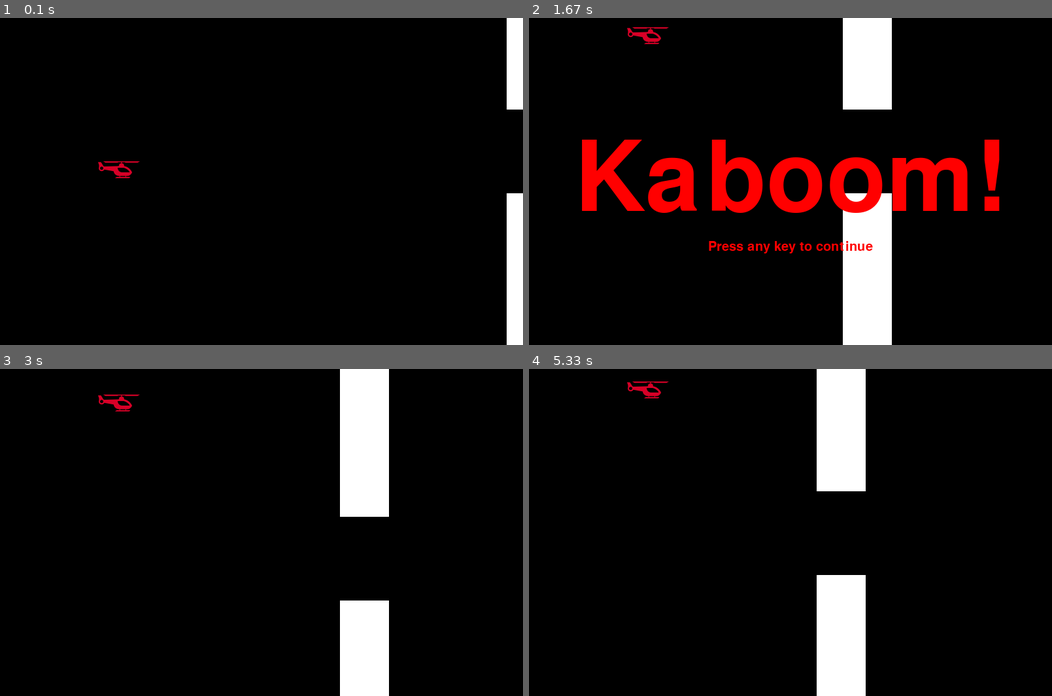
Above: before the commit, frames 1-4 (two rows, left to right).
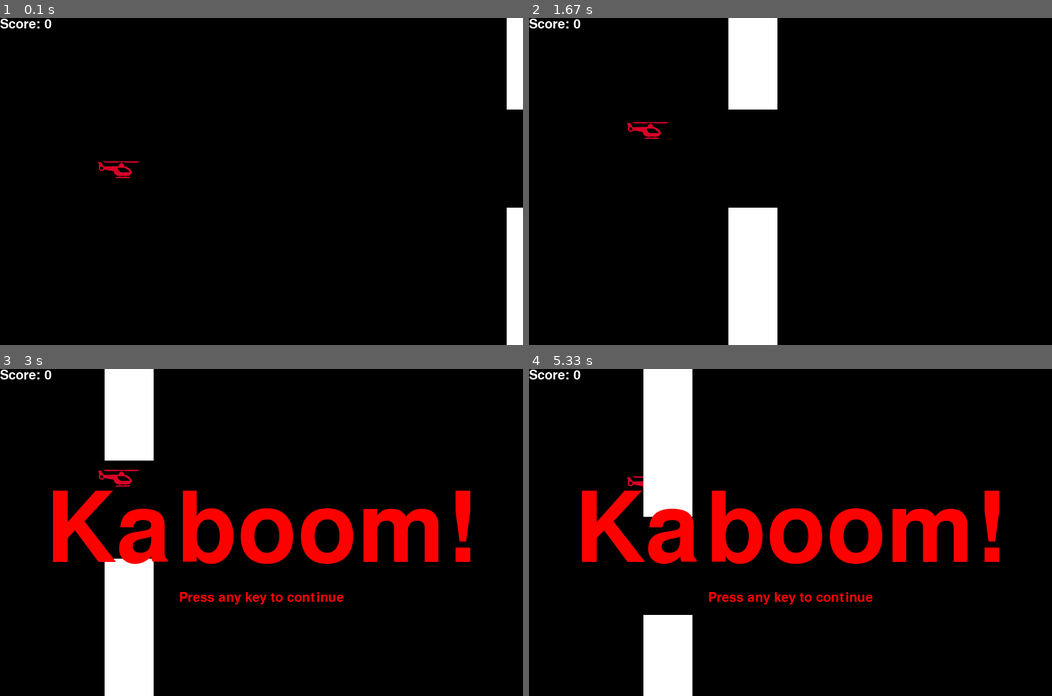
Above: after the commit, the same moments.

Repository: andrewkisel/pygame-flappy-helicopter
Game: pygame game, started from first_pygame.py
Two runs of this game, one before a commit and one after it. Both use one fixed random seed, a clock stepped at 60 frames per second and the inputs below.
Inputs:
- Up to frame 1 (0.1 s): no input
- Up to frame 2 (1.67 s): hold Up 0.33-0.8 s; hold Up 0.83-1.13 s
- Up to frame 3 (3 s): hold Up 1.9-2.27 s; hold Up 2.3-2.6 s; hold Up from 2.63 s (still down)
- Up to frame 4 (5.33 s): release Up at 3 s; hold Up 3.03-3.33 s; hold Up 4.1-4.47 s; hold Up 4.5-4.8 s; hold Up 4.83-5.2 s; hold Up from 5.23 s (still down)

The runs differ from the first frame. In frame 1, 0.3% of the frame differs, in the area x 0-100%, y 0-58%; in frame 2, 22%; in frame 3, 22%, in the area x 0-90%, y 0-100%; in frame 4, 22%.

Commit message:
Add score count.

Diff:
--- a/first_pygame.py
+++ b/first_pygame.py
@@ -11,8 +11,8 @@
 
 surface_width = 800
 surface_height = 500
-image_height = 32
-image_width = 32
+image_height = 25
+image_width = 25
 
 # Define game surface.
 surface = pygame.display.set_mode((surface_width, surface_height))
@@ -25,6 +25,12 @@
 
 # Loading helicopter image
 img = pygame.image.load('helicopter.png')
+
+
+def score(count):
+    font = pygame.font.Font('freesansbold.ttf', 20)
+    text = font.render('Score: %s' % str(count), True, white)
+    surface.blit(text, (0, 0))
 
 
 def blocks(x_block, y_block, block_width, block_height, gap):
@@ -95,10 +101,13 @@
     y_block = 0
     block_width = 75
     block_height = random.randint(0, (surface_height / 2))
-    gap = image_height * 4
+    gap = image_height * 6
 
     # How fast the blocks move.
     block_move = 5
+
+    # Score variable.
+    current_score = 0
 
     game_over = False
 
@@ -125,12 +134,15 @@
         # Put a helicopter icon on the surface.
         helicopter(x, y, img)
 
+        # Update score.
+        score(current_score)
+
         blocks(x_block, y_block, block_width, block_height, gap)
         # Move blocks.
         x_block -= block_move
 
         # Check if helicopter went out of boundaries.
-        if y > surface_height - 64 or y < 0:
+        if y > surface_height - image_height or y < -image_height:
             gameover()
         # Check if block has moved out of the screen.
         if x_block < (-1 * block_width):
@@ -141,17 +153,21 @@
         # Check if we crashed into the block.
         if x + image_width > x_block:
             if x < x_block + block_width:
-                print('Possibly within the boundaries of x')
+                # print('Possibly within the boundaries of x')
                 if y < block_height:
-                    print('y crossover upper!')
+                    # print('y crossover upper!')
                     if x - image_width < block_width + x_block:
-                        print('game over. hit upper.')
+                        # print('game over. hit upper.')
                         gameover()
             if y + image_height > block_height + gap:
-                print('y crossover lower')
+                # print('y crossover lower')
                 if x < block_width + x_block:
-                    print('Game over lower')
+                    # print('Game over lower')
                     gameover()
+
+        # Update score when you passed the gap.
+        if x < x_block + 1 and x > x_block - block_move:
+            current_score += 1
 
         # Updating specific areas on the screen. If empty parameters - everything is updated.
         pygame.display.update()
